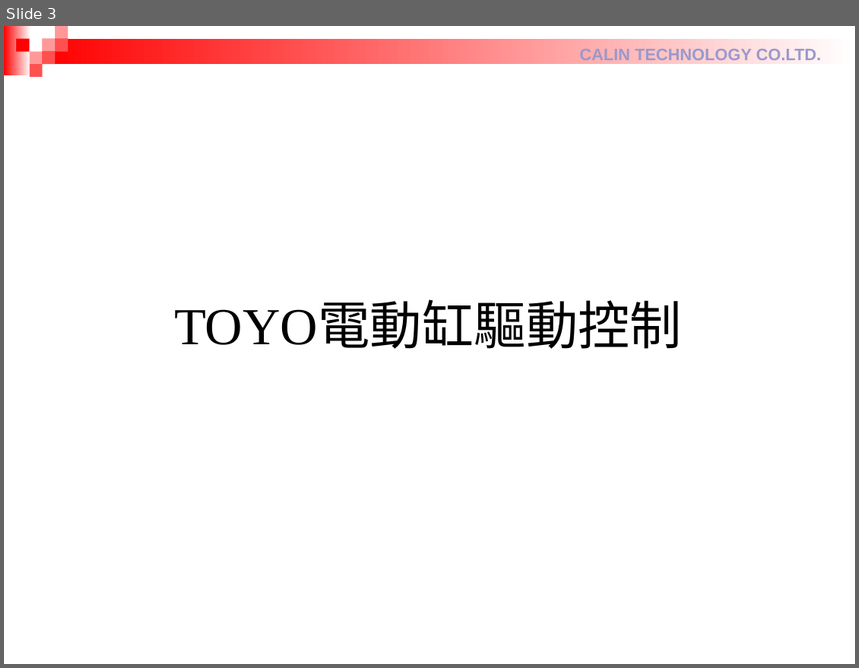
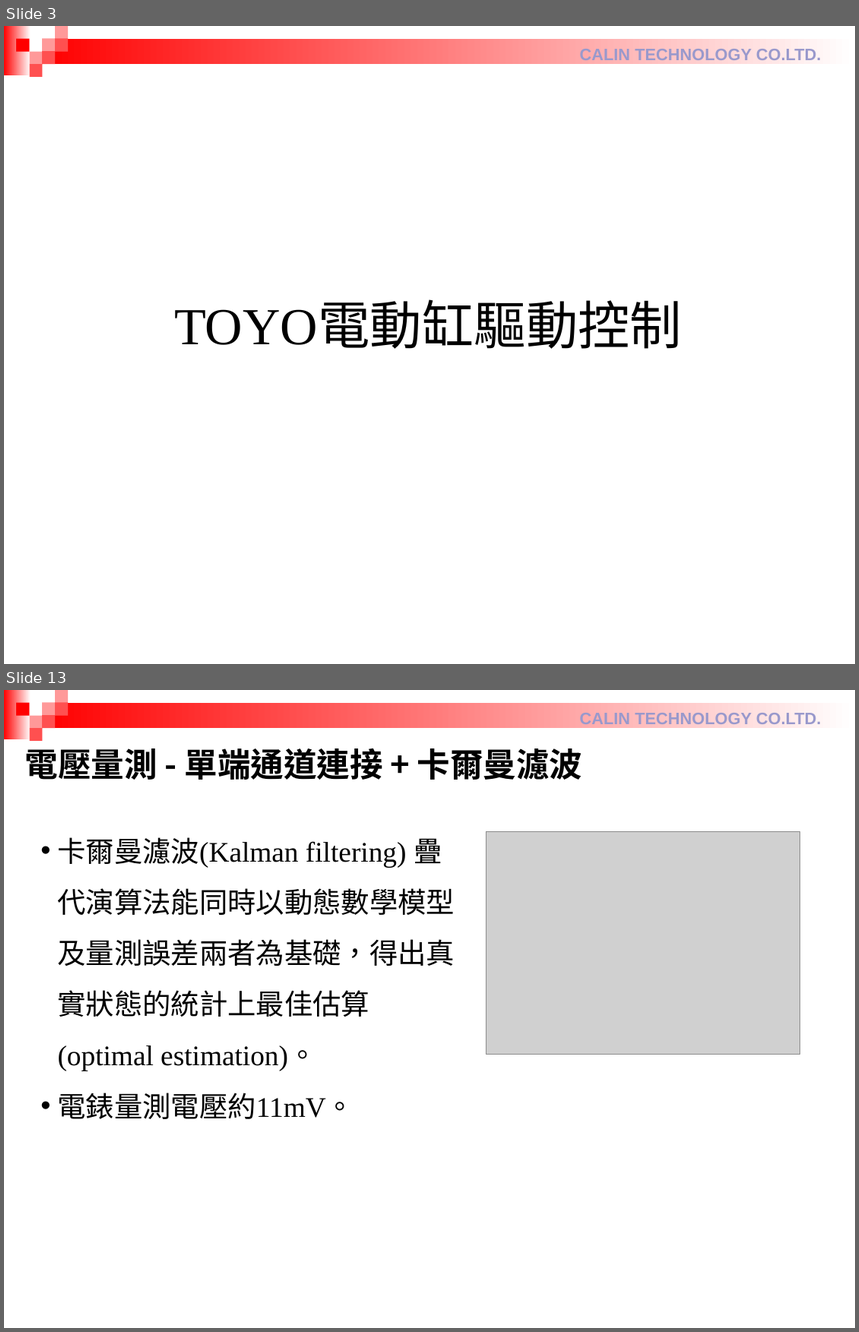
Before and after one commit to RaphWu/DataExchange, a slide deck: 設備部週報_吳仁中 20250827.pptx. Shown one above the other, each under a label of ours: slide 3 before the commit, slides 3 and 13 after it; the slides between them are not shown. The pictures are 859x668 and 859x1332 pixels, drawn with LibreOffice and Linux fonts; fonts in the diff are those of the drawing; grey boxes stand for pictures. Boxes give left, top, right and bottom in pixels: in the first picture for what was removed or moved away, otherwise in the second. Text is boxed around its words. In the diff, an @@ line names an element or a change of style, - is before the commit and + after.

```diff
--- a/設備部週報_吳仁中 20250827.pptx
+++ b/設備部週報_吳仁中 20250827.pptx
@@ slide 13 added at [4, 690, 855, 1328], background #FFFFFF; not listed: 10 template elements that a slide beside it also shows @@
@@ text added at [25, 749, 583, 780], 28 pt, text #000000, bold @@
+電壓量測 - 單端通道連接 + 卡爾曼濾波
@@ text added at [58, 837, 455, 1119], 24 pt, text #000000 @@
+• 卡爾曼濾波(Kalman filtering) 疊代演算法能同時以動態數學模型及量測誤差兩者為基礎，得出真實狀態的統計上最佳估算(optimal estimation)。
+• 電錶量測電壓約11mV。
@@ picture added at [487, 832, 800, 1055] @@
```
Also in this commit, not shown: 10 other slides added, 3 slides removed.
